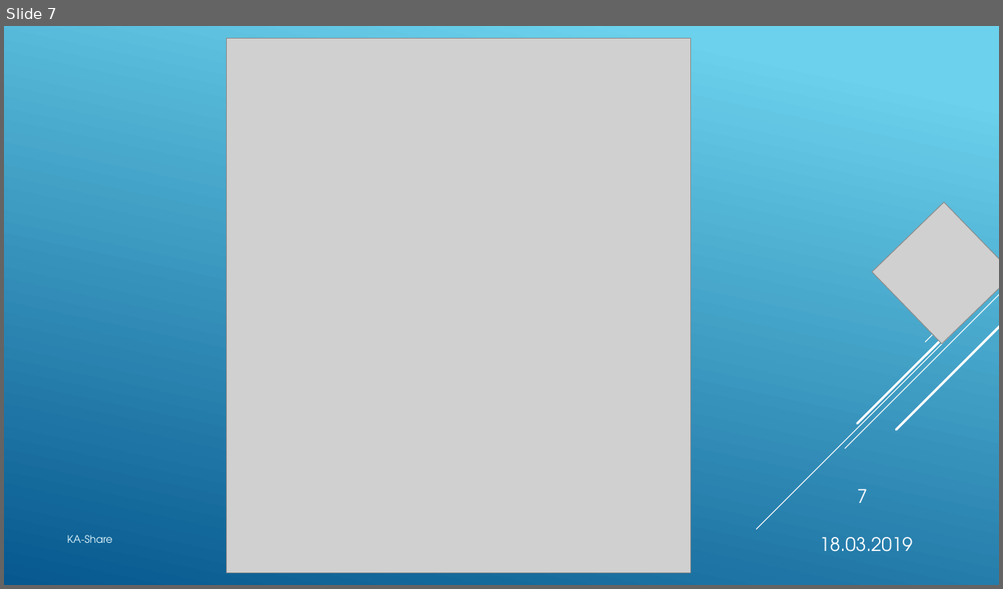
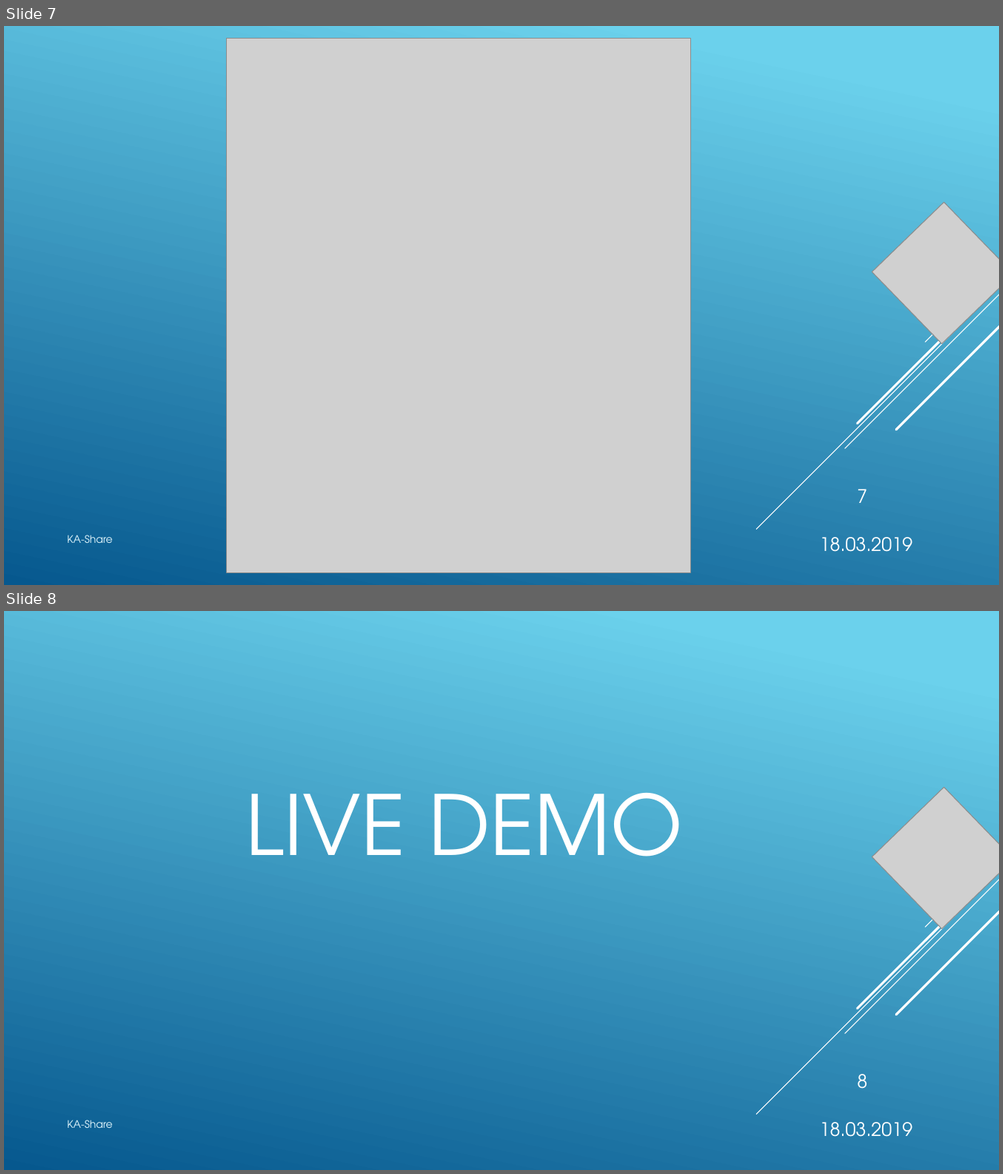
Before and after one commit to KanBen86/ProjektCarsharing, a slide deck: Präsentation/Statuspräsentation2.pptx. Shown one above the other, each under a label of ours: slide 7 before the commit, slides 7 and 8 after it. The pictures are 1003x589 and 1003x1174 pixels, drawn with LibreOffice and Linux fonts; fonts in the diff are those of the drawing; grey boxes stand for pictures. Boxes give left, top, right and bottom in pixels: in the first picture for what was removed or moved away, otherwise in the second. Text is boxed around its words. In the diff, an @@ line names an element or a change of style, - is before the commit and + after.

Commit message:
Präsentation 2 eine Folie hinzugefügt

```diff
--- a/Präsentation/Statuspräsentation2.pptx
+++ b/Präsentation/Statuspräsentation2.pptx
@@ slide 8 added at (4, 611, 999, 1170), background gradient #6ED2EB to #06588E; not listed: 5 template elements that a slide beside it also shows @@
@@ picture added at (872, 787, 999, 928) @@
@@ text added at (246, 792, 683, 857), 80 pt, text #FFFFFF @@
+LIVE DEMO
@@ page number added at (856, 1074, 867, 1089), 18 pt, text #FFFFFF @@
+8
@@ text added at (67, 1120, 112, 1128), 10 pt, text #E4F8FD @@
+KA-Share
@@ text added at (819, 1122, 913, 1137), 18 pt, text #FFFFFF @@
+18.03.2019
```
